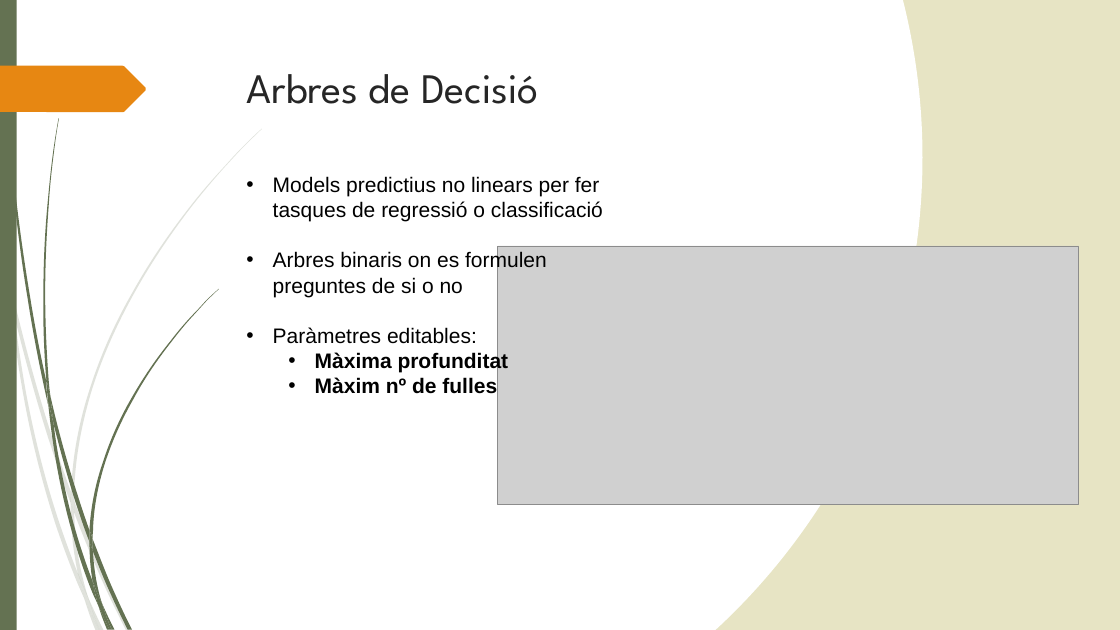
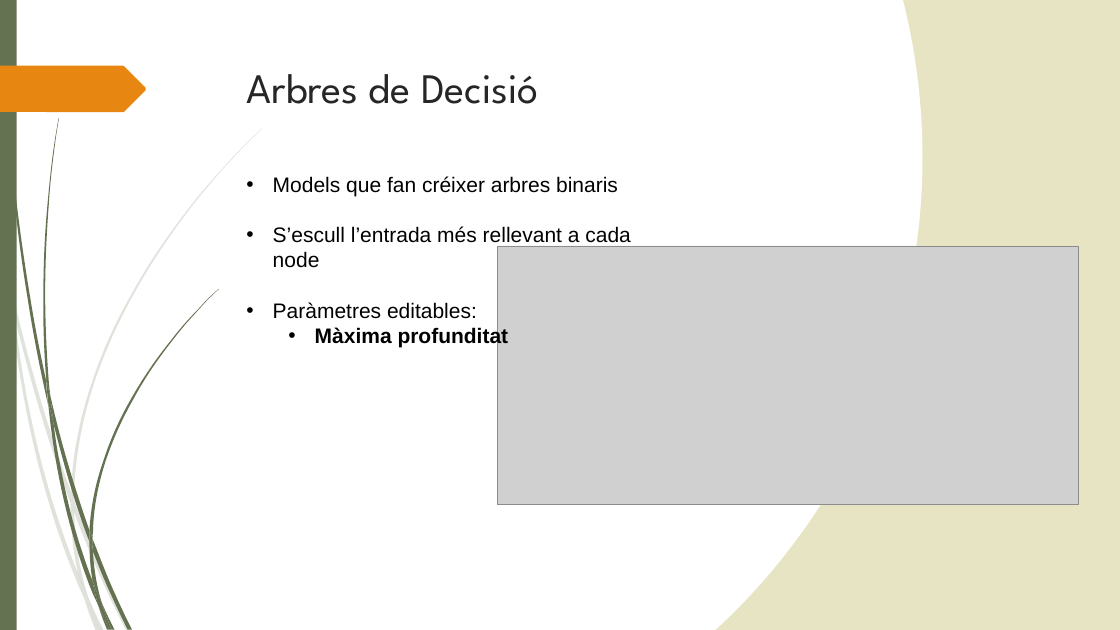
Before and after one commit to miky96/TFG, a slide deck: slide 9 of presentació/presentacioTFG.pptx. Drawn at 1120x630 pixels with LibreOffice and Linux fonts; fonts in the diff are those of the drawing; grey boxes stand for pictures. Boxes give left, top, right and bottom in pixels: in the first picture for what was removed or moved away, otherwise in the second. Text is boxed around its words. In the diff, an @@ line names an element or a change of style, - is before the commit and + after.

```diff
--- a/presentació/presentacioTFG.pptx
+++ b/presentació/presentacioTFG.pptx
@@ text at box(273, 176, 631, 268): text changed @@
-• Models predictius no linears per fer tasques de regressió o classificació
-• Arbres binaris on es formulen preguntes de si o no
+• Models que fan créixer arbres binaris
+• S’escull l’entrada més rellevant a cada node
@@ text at box(315, 377, 497, 394): paragraph removed @@
-  • Màxim nº de fulles
```
Also in this commit, not shown: 5 other slides changed.
